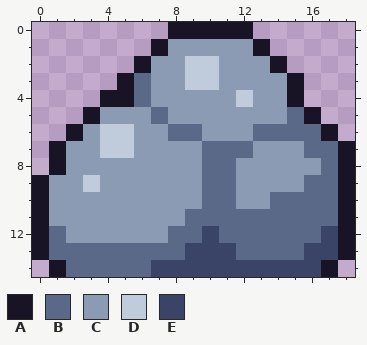
File history of a pixel-art sprite, data/images/structures/rock1.png. Above, as it was before the edit.
The file is 19x15 pixels.
Palette (. is transparent): A #181425  B #5a6988  C #8b9bb4  D #c0cbdc  E #3a4466
Pixels before, first column x 0:
 0 ........AAAAA......
 1 .......ACCCCCA.....
 2 ......ACCDDCCCA....
 3 .....ABCCDDCCCCA...
 4 ....AABCCCCCDCCA...
 5 ...ACCCBCCCCCCCBA..
 6 ..ACDDCCBBCCCBBBBA.
 7 .ACCDDCCCCBBBCCCBBA
 8 .ACCCCCCCCBBCCCCCBA
 9 ACCDCCCCCCBBCCCCBBA
10 ACCCCCCCCCBBCCBBBBA
11 ACCCCCCCCBBBBBBBBBA
12 ABCCCCCCBBEBBBBBBEA
13 ABBBBBBBBEEEBBBBEEA
14 .ABBBBBEEEEEEEEEEA.
After:
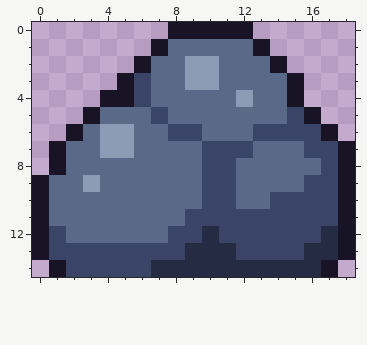
Diff:
Colour B changes from #5a6988 to #3a4466.
Colour C changes from #8b9bb4 to #5a6988.
Colour D changes from #c0cbdc to #8b9bb4.
Colour E changes from #3a4466 to #262b44.
Changed places in both pictures, as pixel boxes (x1, y1, x2, y2):
changed: (49, 39, 338, 277)
